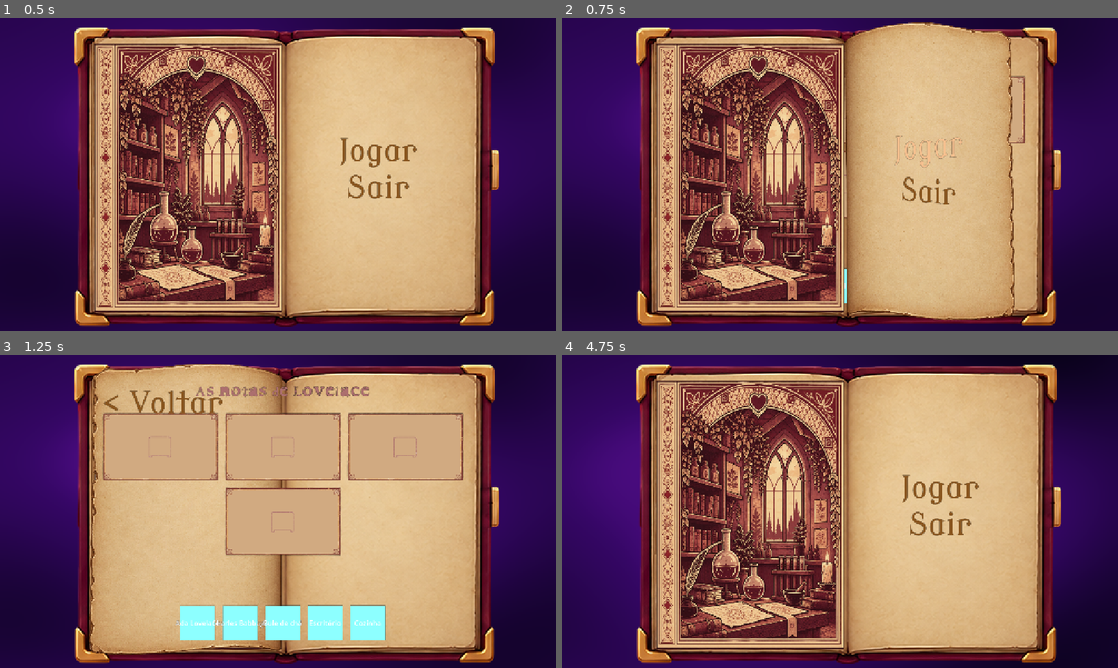
Above: before the commit, frames 1-4 (two rows, left to right).
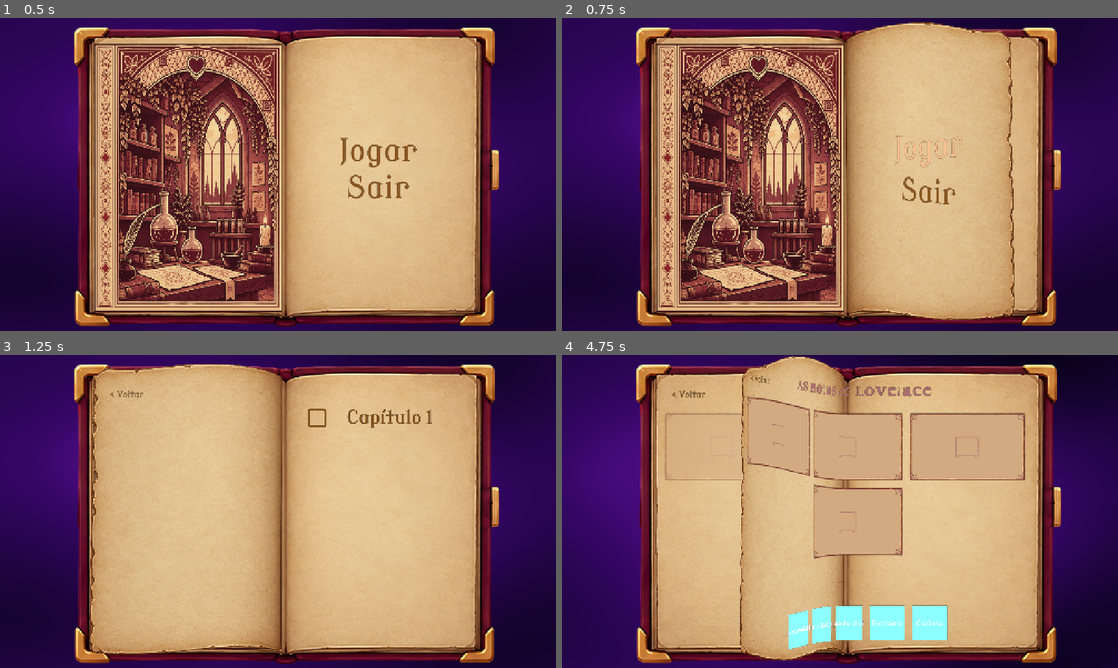
Above: after the commit, the same moments.

Repository: yudur/storyteller-godot-3info-game
Game: Godot game, scene res://src/screen_manager/screen_manager.tscn
Same seed, same stepped clock (60 frames per second), same inputs: the game is played once before the commit and once after it.
Inputs (mouse positions are in pixels of both pictures, inside the frame that each line leads up to):
- Up to frame 1 (0.5 s): no input
- Up to frame 2 (0.75 s): click "Jogar" at 0.5 s
- Up to frame 3 (1.25 s): no input
- Up to frame 4 (4.75 s): click "< Voltar" at 1.25 s; click "Jogar" at 2 s; click (940, 417) at 2.75 s, where only the run after the commit has a clickable "Capítulo 1"; click "< Voltar" at 3.5 s; click (940, 417) at 4.25 s, where only the run after the commit has a clickable "Capítulo 1"

Frame 1 is identical in both runs. In frame 2, 0.3% of the frame differs, in the area x 50-84%, y 18-92%; in frame 3, 12%; in frame 4, 32%, in the area x 17-84%, y 0-98%.

Commit message:
feat: route the chapter menu between the start and game screens

Diff:
--- a/src/screen_manager/screen_manager.gd
+++ b/src/screen_manager/screen_manager.gd
@@ -1,6 +1,9 @@
 class_name ScreenManager
 extends Control
 
+# The order here is the order of the children of the Screens node, which is
+# also the order the pages turn in
+enum Screen { START, MENU, GAME }
 
 @export var flip_duration := 0.7
 
@@ -9,6 +12,7 @@
 @onready var next_page_mesh: PageFlipMesh = $NextPageFlipMesh
 @onready var physical_page: PageFlipMesh = $pageMesh
 @onready var start_screen: StartScreen = $Screens/StartScreen
+@onready var menu_screen: MenuScreen = $Screens/MenuScreen
 @onready var game_screen: GameScreen = $Screens/GameScreen
 
 # The two viewports are not "the start page" and "the game page": one is the
@@ -20,7 +24,7 @@
 var _screens: Array[Control] = []
 var _front := 0
 var _back := 1
-var _current_index := 0
+var _current_index := Screen.START
 var _is_flipping := false
 var _flip_direction := 1.0
 var _physical_center := Vector2.ZERO
@@ -40,7 +44,9 @@
 		# straight into the window instead of into a viewport
 		child.visible = false
 
-	start_screen.start_requested.connect(navigate_to.bind(1))
+	start_screen.start_requested.connect(navigate_to.bind(Screen.MENU))
+	menu_screen.phase_selected.connect(_on_phase_selected)
+	game_screen.story_completed.connect(menu_screen.mark_completed)
 	for screen in _screens:
 		if screen.has_signal("back_requested"):
 			screen.back_requested.connect(func() -> void: navigate_to(_current_index - 1))
@@ -79,10 +85,12 @@
 	# The direction only governs the geometry of the turn now, not who leaves
 	_flip_direction = 1.0 if index > _current_index else -1.0
 
-	if _screens[_current_index] == game_screen:
+	if _current_index == Screen.GAME:
 		game_screen.cancel_ending()
-	if _screens[index] == game_screen and game_screen.story:
+	if index == Screen.GAME and game_screen.story:
 		game_screen.load_story(game_screen.story)
+	if index == Screen.START:
+		menu_screen.reset_progress()
 
 	# Reparenting before the animation leaves the viewport a whole frame to
 	# render the new screen, so it never appears for one frame as the old one
@@ -107,6 +115,10 @@
 	tween.set_trans(Tween.TRANS_SINE).set_ease(Tween.EASE_IN_OUT)
 	tween.tween_method(_apply_flip_progress, 0.0, 1.0, flip_duration)
 	tween.finished.connect(_finish_flip.bind(index))
+
+func _on_phase_selected(story: StoryData) -> void:
+	game_screen.story = story
+	navigate_to(Screen.GAME)
 
 func _mount(screen: Control, slot: int) -> void:
 	for child in _viewports[slot].get_children():
--- a/src/screen_manager/screen_manager.tscn
+++ b/src/screen_manager/screen_manager.tscn
@@ -7,6 +7,7 @@
 [ext_resource type="Script" uid="uid://ct4aexepab06t" path="res://src/screen_manager/screen_manager.gd" id="9_manager"]
 [ext_resource type="Script" uid="uid://b463pdohamr84" path="res://src/screen_manager/page_flip_mesh.gd" id="10_page_mesh"]
 [ext_resource type="PackedScene" uid="uid://bur7i0vopvpev" path="res://src/screens/start_screen/start_screen.tscn" id="11_start"]
+[ext_resource type="PackedScene" uid="uid://nmi7d4qbgjtq" path="res://src/screens/menu_screen/menu_screen.tscn" id="12_menu"]
 
 [sub_resource type="ShaderMaterial" id="ShaderMaterial_background"]
 shader = ExtResource("6_background_shader")
@@ -79,6 +80,8 @@
 
 [node name="StartScreen" parent="Screens" instance=ExtResource("11_start")]
 
+[node name="MenuScreen" parent="Screens" instance=ExtResource("12_menu")]
+
 [node name="NextScreenViewportContainer" type="SubViewportContainer" parent="."]
 visible = false
 layout_mode = 1
--- a/src/screens/game_screen/game_screen.tscn
+++ b/src/screens/game_screen/game_screen.tscn
@@ -61,11 +61,12 @@
 [node name="BackButton" type="Button" parent="."]
 z_index = 5
 layout_mode = 0
-offset_left = 16.0
-offset_top = 12.0
-offset_right = 168.0
-offset_bottom = 68.0
+offset_left = 14.0
+offset_top = 10.0
+offset_right = 134.0
+offset_bottom = 54.0
 theme = ExtResource("8_theme")
+theme_override_font_sizes/font_size = 20
 text = "< Voltar"
 
 [connection signal="pressed" from="BackButton" to="." method="_on_back_pressed"]
--- a/src/screens/menu_screen/menu_screen.tscn
+++ b/src/screens/menu_screen/menu_screen.tscn
@@ -54,11 +54,12 @@
 
 [node name="BackButton" type="Button" parent="."]
 layout_mode = 0
-offset_left = 16.0
-offset_top = 12.0
-offset_right = 168.0
-offset_bottom = 68.0
+offset_left = 14.0
+offset_top = 10.0
+offset_right = 134.0
+offset_bottom = 54.0
 theme = ExtResource("2_button_theme")
+theme_override_font_sizes/font_size = 20
 text = "< Voltar"
 
 [connection signal="pressed" from="BackButton" to="." method="_on_back_pressed"]
--- a/tests/test_ending.gd
+++ b/tests/test_ending.gd
@@ -138,14 +138,22 @@
 	var game: GameScreen = manager.game_screen
 
 	await fill(game.frames[0], office, ada, charles)
-	manager.navigate_to(1)
+	manager.navigate_to(ScreenManager.Screen.MENU)
+	await wait(manager.flip_duration + 0.3)
+	t.eq(manager._current_index, ScreenManager.Screen.MENU, "menu page is showing")
+
+	manager.navigate_to(ScreenManager.Screen.GAME)
 	await wait(manager.flip_duration + 0.3)
 	t.check(game.frames[0].get_content().is_empty(), "entering the game resets the board")
-	t.eq(manager._current_index, 1, "game page is showing")
+	t.eq(manager._current_index, ScreenManager.Screen.GAME, "game page is showing")
 
 	await solve(game)
 	await wait(1.0 + manager.flip_duration)
-	t.eq(manager._current_index, 0, "finishing the ending flips back")
+	t.eq(manager._current_index, ScreenManager.Screen.MENU, "the ending lands on the menu")
+
+	manager.navigate_to(ScreenManager.Screen.START)
+	await wait(manager.flip_duration + 0.3)
+	t.eq(manager._current_index, ScreenManager.Screen.START, "back on the start screen")
 	manager.queue_free()
 	await get_tree().process_frame
 
@@ -170,7 +178,7 @@
 
 func test_round_trips_keep_one_parent_per_screen() -> void:
 	var manager := await new_manager()
-	for index in [1, 0, 1, 0]:
+	for index in [1, 2, 1, 0]:
 		manager.navigate_to(index)
 		await wait(manager.flip_duration + 0.3)
 
--- a/tests/test_menu.gd
+++ b/tests/test_menu.gd
@@ -9,16 +9,32 @@
 
 const UNCHECKED := preload("res://assets/themes/chapter_checkbox_unchecked.svg")
 const CHECKED := preload("res://assets/themes/chapter_checkbox_checked.svg")
+const BELL := "soundreality-bell-sound-effect-613873.mp3"
+const LEFT := ComicFrame.CharacterSide.LEFT
+const RIGHT := ComicFrame.CharacterSide.RIGHT
+
+var office: SceneData = load("res://data/scenes/office.tres")
+var kitchen: SceneData = load("res://data/scenes/kitchen.tres")
+var ada: CharacterData = load("res://data/characters/ada.tres")
+var charles: CharacterData = load("res://data/characters/charles.tres")
+var teapot: CharacterData = load("res://data/characters/teapot.tres")
+var played: Array[String] = []
 
 func _ready() -> void:
 	_run.call_deferred()
 
 func _run() -> void:
+	SoundPlayer.played.connect(func(stream: AudioStream) -> void: played.append(stream.resource_path.get_file()))
 	await test_chapter_list()
 	await test_pressing_a_chapter_selects_it()
 	await test_progress_marks_and_resets()
 	await test_empty_stories()
 	await test_back_button()
+	await test_back_button_is_compact()
+	await test_completing_a_chapter_returns_to_the_menu_marked()
+	await test_returning_to_the_start_screen_clears_progress()
+	await test_leaving_mid_ending_completes_nothing()
+	await test_reentering_a_phase_starts_clean()
 	t.finish(get_tree())
 
 func new_menu(stories: Array[StoryData]) -> MenuScreen:
@@ -80,3 +96,108 @@
 	menu.get_node("BackButton").pressed.emit()
 	t.eq(backs[0], 1, "back button requests going back")
 	await drop(menu)
+
+# Compacto mas sem cortar o rótulo: get_combined_minimum_size é o que o texto
+# e o estilo exigem, então o botão tem de ser pelo menos isso e no máximo 48px
+func test_back_button_is_compact() -> void:
+	var menu := new_menu(one_chapter())
+	await get_tree().process_frame
+	var back: Button = menu.get_node("BackButton")
+	var needed := back.get_combined_minimum_size()
+	t.check(back.size.x >= needed.x, "back button fits its label width")
+	t.check(back.size.y >= needed.y, "back button fits its label height")
+	t.check(back.size.y <= 48.0, "back button stays compact")
+	await drop(menu)
+
+# --- Integração pelo ScreenManager: menu entre a tela inicial e o jogo ---
+# Os helpers abaixo são irmãos dos de test_ending.gd; precisam da árvore deste
+# nó de teste, então vivem aqui em vez de em TestUtils (RefCounted, sem árvore)
+
+func new_manager() -> ScreenManager:
+	var manager: ScreenManager = load("res://src/screen_manager/screen_manager.tscn").instantiate()
+	add_child(manager)
+	await get_tree().process_frame
+	await get_tree().process_frame
+	manager.game_screen.recap_interval = 0.05
+	manager.game_screen.ending_hold = 0.05
+	return manager
+
+func wait(seconds: float) -> void:
+	await get_tree().create_timer(seconds).timeout
+
+func chapter_button(manager: ScreenManager) -> Button:
+	return manager.menu_screen.phase_list.get_child(0)
+
+func fill(frame: ComicFrame, scene: SceneData, left: CharacterData, right: CharacterData) -> void:
+	frame.set_scene(scene)
+	frame.add_character(left, LEFT)
+	frame.add_character(right, RIGHT)
+	await get_tree().process_frame
+
+func solve(game: GameScreen) -> void:
+	await fill(game.frames[0], office, ada, charles)
+	await fill(game.frames[1], office, ada, charles)
+	await fill(game.frames[2], kitchen, charles, teapot)
+	await fill(game.frames[3], office, ada, charles)
+
+func enter_chapter(manager: ScreenManager) -> void:
+	manager.navigate_to(ScreenManager.Screen.MENU)
+	await wait(manager.flip_duration + 0.3)
+	chapter_button(manager).pressed.emit()
+	await wait(manager.flip_duration + 0.3)
+
+func test_completing_a_chapter_returns_to_the_menu_marked() -> void:
+	var manager := await new_manager()
+	await enter_chapter(manager)
+	t.eq(manager._current_index, ScreenManager.Screen.GAME, "pressing a chapter opens the game")
+
+	await solve(manager.game_screen)
+	await wait(1.0 + manager.flip_duration)
+	t.eq(manager._current_index, ScreenManager.Screen.MENU, "the ending lands on the menu")
+	t.eq(chapter_button(manager).icon, CHECKED, "chapter 1 is marked")
+	manager.queue_free()
+	await get_tree().process_frame
+
+func test_returning_to_the_start_screen_clears_progress() -> void:
+	var manager := await new_manager()
+	manager.navigate_to(ScreenManager.Screen.MENU)
+	await wait(manager.flip_duration + 0.3)
+	manager.menu_screen.mark_completed(lovelace)
+	t.eq(chapter_button(manager).icon, CHECKED, "marked before leaving")
+
+	manager.navigate_to(ScreenManager.Screen.START)
+	await wait(manager.flip_duration + 0.3)
+	t.eq(chapter_button(manager).icon, UNCHECKED, "progress is per visitor")
+	manager.queue_free()
+	await get_tree().process_frame
+
+func test_leaving_mid_ending_completes_nothing() -> void:
+	var manager := await new_manager()
+	await enter_chapter(manager)
+	# Recapitulação lenta de propósito, para o clique cair no meio dela
+	manager.game_screen.recap_interval = 0.5
+	await solve(manager.game_screen)
+	played.clear()
+
+	manager.game_screen.get_node("BackButton").pressed.emit()
+	await wait(2.0 + manager.flip_duration)
+	t.eq(manager._current_index, ScreenManager.Screen.MENU, "leaving lands on the menu")
+	t.eq(chapter_button(manager).icon, UNCHECKED, "chapter is not marked")
+	t.eq(played.count(BELL), 0, "no bell after leaving")
+	manager.queue_free()
+	await get_tree().process_frame
+
+func test_reentering_a_phase_starts_clean() -> void:
+	var manager := await new_manager()
+	await enter_chapter(manager)
+	var game := manager.game_screen
+	await fill(game.frames[0], office, ada, charles)
+
+	game.get_node("BackButton").pressed.emit()
+	await wait(manager.flip_duration + 0.3)
+	chapter_button(manager).pressed.emit()
+	await wait(manager.flip_duration + 0.3)
+	t.check(game.frames[0].get_content().is_empty(), "board is clean on reentry")
+	t.check(game.frames[3].sprite_left.texture == null, "no pending ending applies poses")
+	manager.queue_free()
+	await get_tree().process_frame
Not shown: 1 places in src/screen_manager/screen_manager.tscn that only renumber resources
